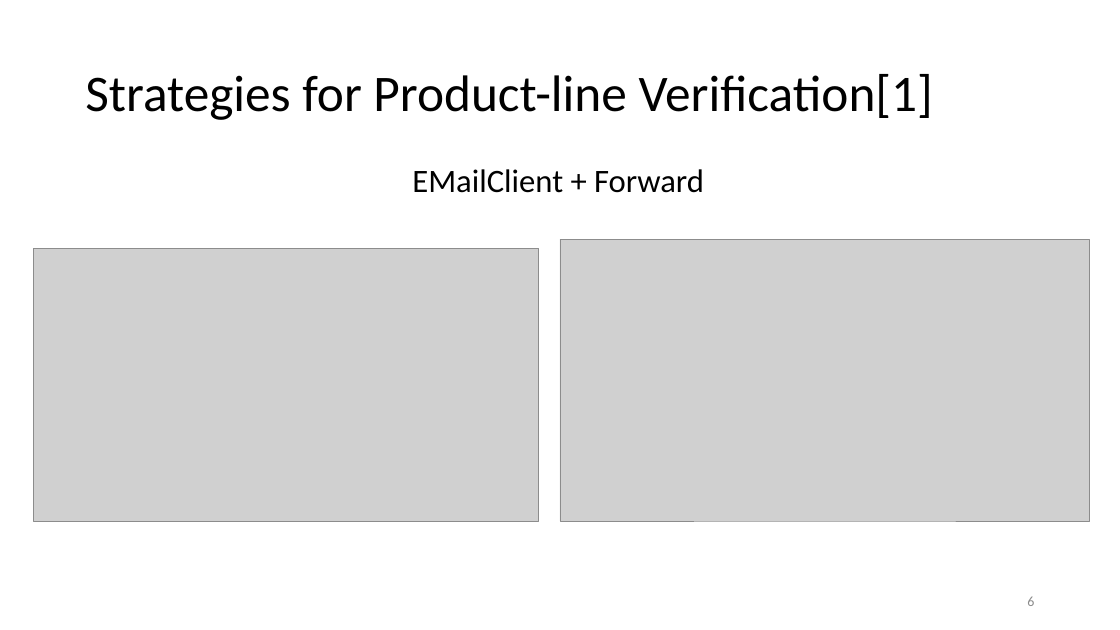
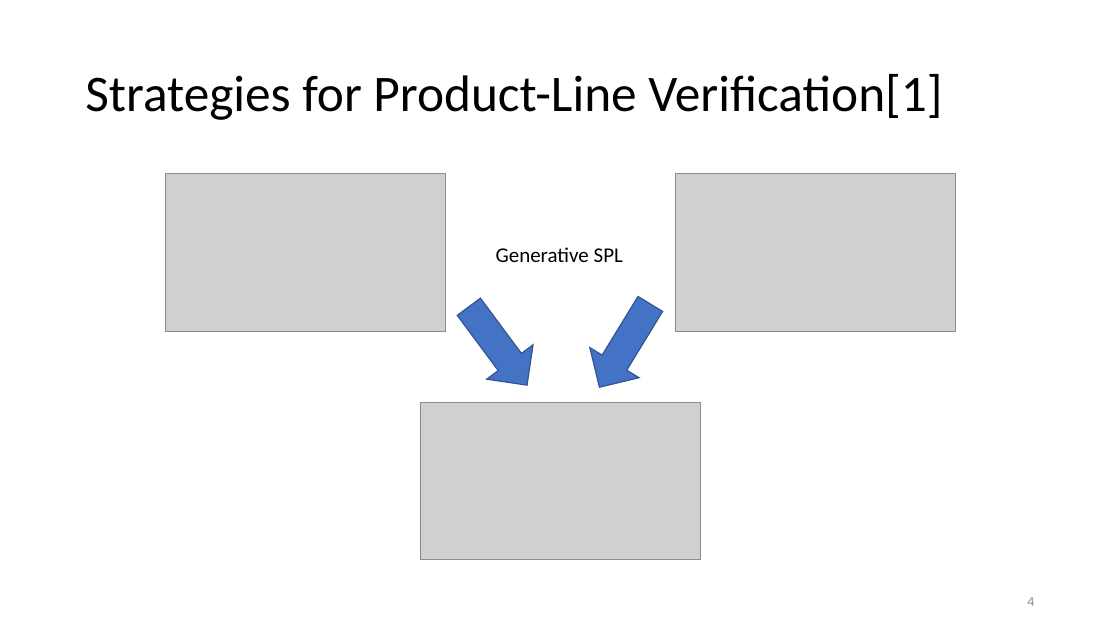
Before and after one commit to ramyshahin/ProductLineAnalysis, a slide deck: slide 4 of doc/quals/quals.pptx (slide 6 before the commit). Drawn at 1120x630 pixels with LibreOffice and Linux fonts; fonts in the diff are those of the drawing; grey boxes stand for pictures. Boxes give left, top, right and bottom in pixels: in the first picture for what was removed or moved away, otherwise in the second. Text is boxed around its words. In the diff, an @@ line names an element or a change of style, - is before the commit and + after.

```diff
--- a/doc/quals/quals.pptx
+++ b/doc/quals/quals.pptx
@@ title at (85,74,942,120): text changed @@
-Strategies for Product-line Verification[1]
+Strategies for Product-Line Verification[1]
@@ picture added at (166,174,445,332) @@
@@ text removed at (412,169,704,193) @@
-EMailClient + Forward
@@ picture added at (676,174,955,332) @@
@@ picture removed at (560,239,1090,522) @@
@@ picture removed at (34,248,539,521) @@
@@ text added at (496,247,623,262), 18 pt, text #000000 @@
+Generative SPL
@@ down arrow added at (445,290,550,403), fill #4472C4, outline #325491 1 pt @@
@@ down arrow added at (575,289,676,402), fill #4472C4, outline #325491 1 pt @@
@@ picture added at (420,402,700,560) @@
@@ page number at (1027,597,1034,606): text changed @@
-6
+4
```
Also in this commit, not shown: 8 other slides changed, 11 slides added.
